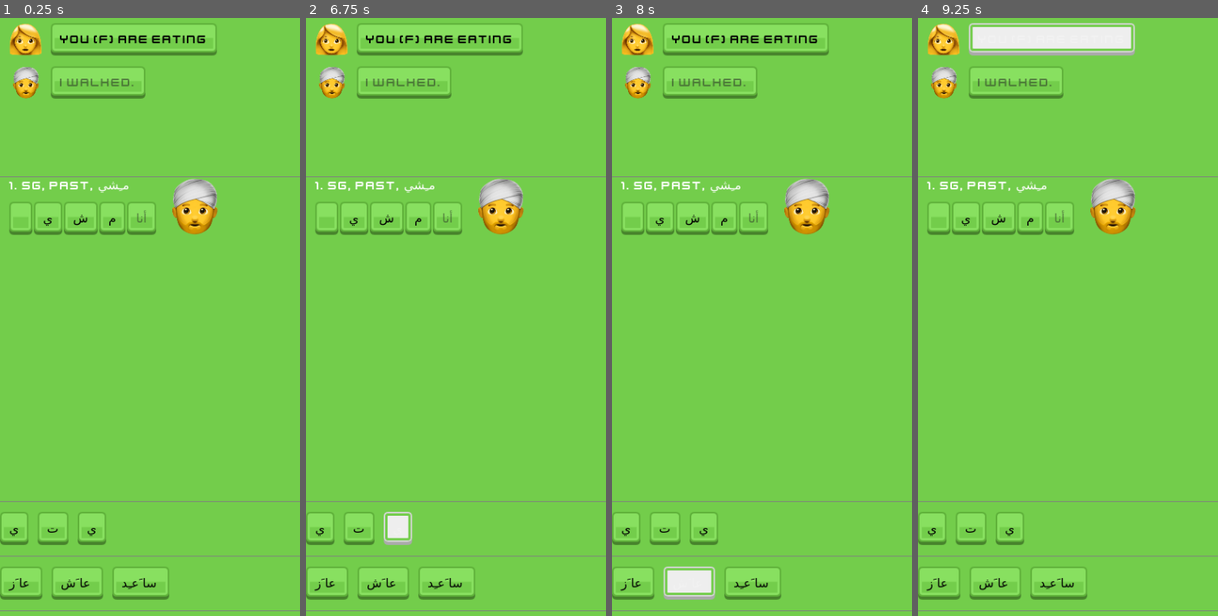
Above: before the commit, frames 1-4 (left to right).
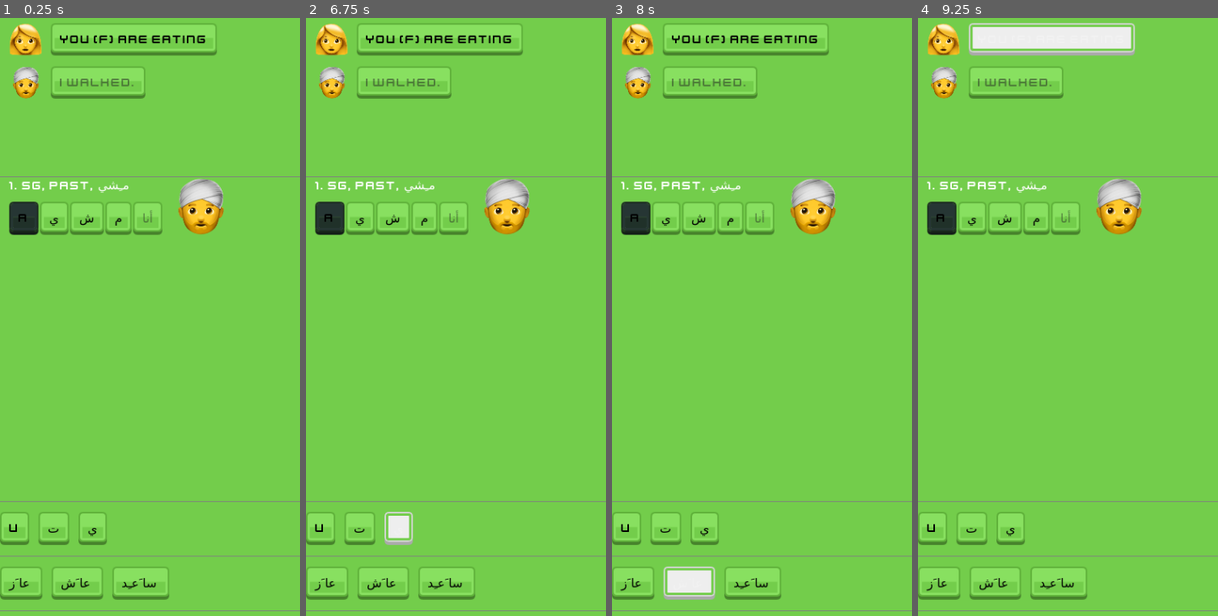
Above: after the commit, the same moments.

Repository: koljapluemer/cooking-conjugator
Game: Godot game, scene res://scenes/ui.tscn
The game is run twice, just before and just after one commit, with the same random seed, the same clock (stepped at 60 frames per second) and the same inputs.
Inputs (mouse positions are in pixels of both pictures, inside the frame that each line leads up to; where the layout moved, square brackets give the same spot in the first picture):
- Up to frame 1 (0.25 s): no input
- Up to frame 2 (6.75 s): click (330, 215) [327, 215] at 0.5 s; click "ي" at 1.25 s; click (321, 526) at 2 s, where only the run after the commit has a clickable "U"; click "عا َز" at 2.75 s; click "you (f) are eating" at 3.5 s; click "ش" at 4.25 s; click "م" at 5 s; click "ت" at 5.75 s; click "ي" at 6.5 s
- Up to frame 3 (8 s): click "عا َش" at 7.25 s
- Up to frame 4 (9.25 s): click "سا َعـِد" at 8 s; click "you (f) are eating" at 8.75 s

The runs differ from the first frame. In frame 1, 2.3% of the frame differs, in the area x 2-75%, y 26-89%; in frame 2, 2.3%; in frame 3, 2.3%; in frame 4, 2.3%.

Commit message:
hack together working drag and drop

Diff:
--- a/scenes/ui.tscn
+++ b/scenes/ui.tscn
@@ -124,12 +124,10 @@
 layout_mode = 2
 theme_override_constants/separation = 2
 
-[node name="l5" type="Button" parent="VBoxContainer/Workspace/Exercise/HBoxContainer/VBoxContainer/Letters" node_paths=PackedStringArray("BTN_LABEL", "SLOT_PANEL")]
+[node name="l5" type="Button" parent="VBoxContainer/Workspace/Exercise/HBoxContainer/VBoxContainer/Letters"]
 custom_minimum_size = Vector2(30, 0)
 layout_mode = 2
 script = ExtResource("4_4nmrv")
-BTN_LABEL = NodePath(".")
-SLOT_PANEL = NodePath(".")
 
 [node name="l4" type="Button" parent="VBoxContainer/Workspace/Exercise/HBoxContainer/VBoxContainer/Letters"]
 layout_mode = 2
@@ -164,12 +162,10 @@
 [node name="Letters" type="HBoxContainer" parent="VBoxContainer/Belts"]
 layout_mode = 2
 
-[node name="l4" type="Button" parent="VBoxContainer/Belts/Letters" node_paths=PackedStringArray("BTN_LABEL", "SLOT_PANEL")]
+[node name="l4" type="Button" parent="VBoxContainer/Belts/Letters"]
 layout_mode = 2
 text = "ي"
 script = ExtResource("5_34g6n")
-BTN_LABEL = NodePath(".")
-SLOT_PANEL = NodePath(".")
 
 [node name="l2" type="Button" parent="VBoxContainer/Belts/Letters"]
 layout_mode = 2
--- a/scripts/draggable_item.gd
+++ b/scripts/draggable_item.gd
@@ -1,34 +1,35 @@
-class_name DragItem extends Control
-var btn_label
+class_name DragItem extends Button
 
-@export var BTN_LABEL: Control
-@export var SLOT_PANEL: Control
+#@export var BTN_LABEL: Control
+#@export var SLOT_PANEL: Control
 
 var original_value
 
 func _init():
+	set_values("U")
 	pass
 
-func set_values(text):
-	btn_label.text = text
-	original_value = text
+func set_values(text_in):
+	text = text_in
+	original_value = text_in
 
 func _get_drag_data(at_position):
-	var preview_label = Label.new()
-	preview_label.text = btn_label.text
+	#var preview_label = Label.new()
+	#preview_label.text = btn_label.text
 
-	var preview = Control.new()
-	preview.add_child(preview_label)
+	var preview = duplicate()
 
 	set_drag_preview(preview)
-	btn_label.text = ""
+	#btn_label.text = ""
+	visible = false
 
-	return preview_label.text
+	return original_value
 
 func _notification(what: int) -> void:
 	if what == NOTIFICATION_DRAG_END and not get_viewport().gui_is_drag_successful():
+		print("resetting...")
 		# drag failed, show label again
-		reset_text()
+		reset()
 
-func reset_text():
-	btn_label.text = original_value
+func reset():
+	visible = true
--- a/scripts/draggable_slot.gd
+++ b/scripts/draggable_slot.gd
@@ -1,34 +1,31 @@
-class_name DragSlot extends Control
-
-@export var BTN_LABEL: Control
-@export var SLOT_PANEL: Control
+class_name DragSlot extends Button
 
 var original_value = "X"
-var btn_label
-var btn_panel
 
 signal drag_finished
 
 func _init() -> void:
+	set_values("A", SLOT_TYPE.FILL)
 	pass
 
-func set_values(text, parent, slot_type):
+func set_values(text_in,  slot_type):
+	print("setting values")
 	if slot_type == SLOT_TYPE.FILL:
-		btn_panel.color = Color.CADET_BLUE
+		modulate = Color.CADET_BLUE
 	if slot_type == SLOT_TYPE.REPLACE:
-		btn_panel.color = Color.DARK_SLATE_GRAY
+		modulate = Color.DARK_SLATE_GRAY
 	else:
-		btn_panel.color = Color.DARK_SLATE_BLUE
-	original_value = text
-	btn_label.text = text
+		modulate = Color.DARK_SLATE_BLUE
+	original_value = text_in
+	text = text_in
 
 func reset_text():
-	btn_label.text = original_value
+	text = original_value
 
 func _can_drop_data(at_position, data):
 	# check if data is string
 	return typeof(data) == TYPE_STRING
 
 func _drop_data(at_position, data):
-	btn_label.text = data
+	text = data
 	drag_finished.emit()
